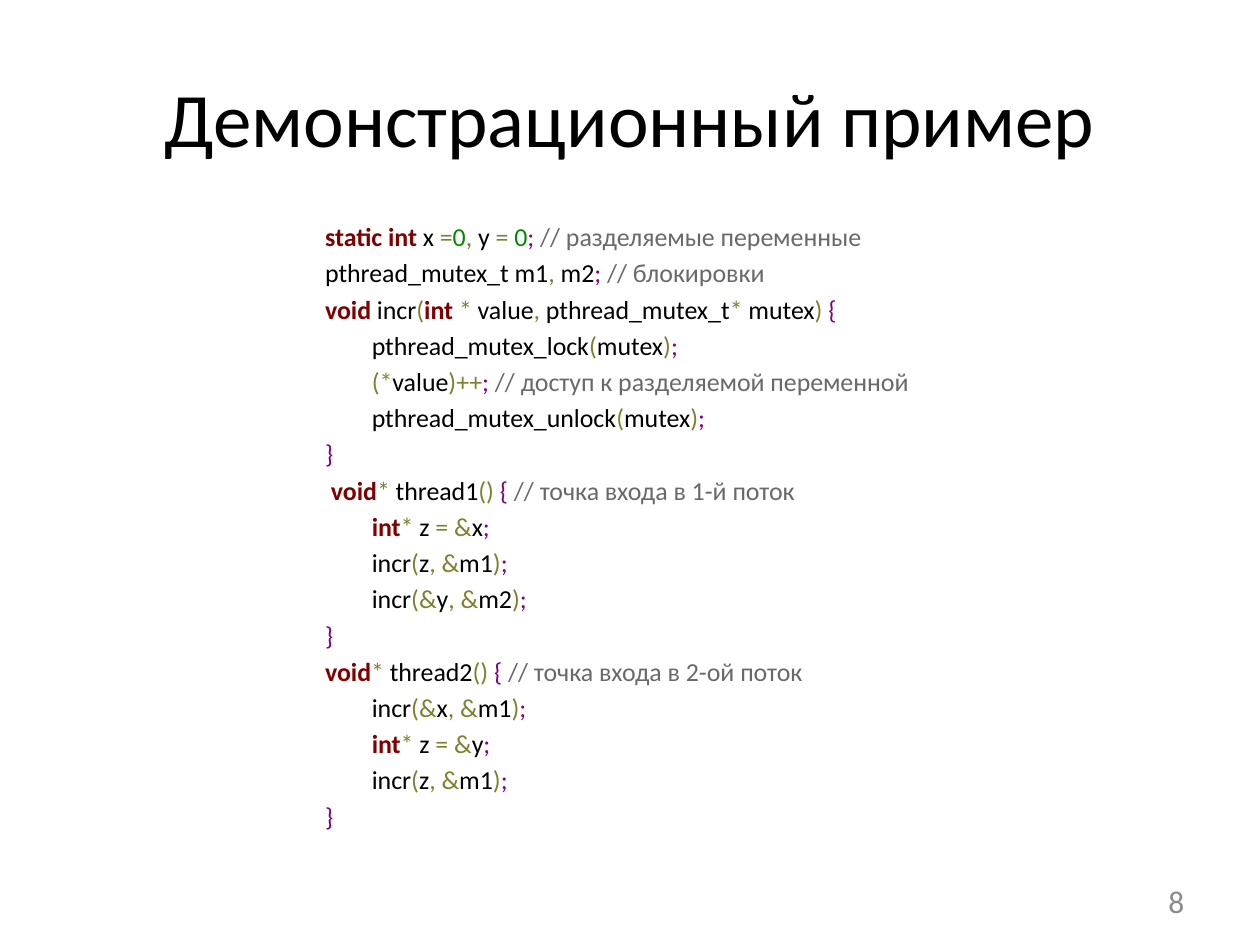
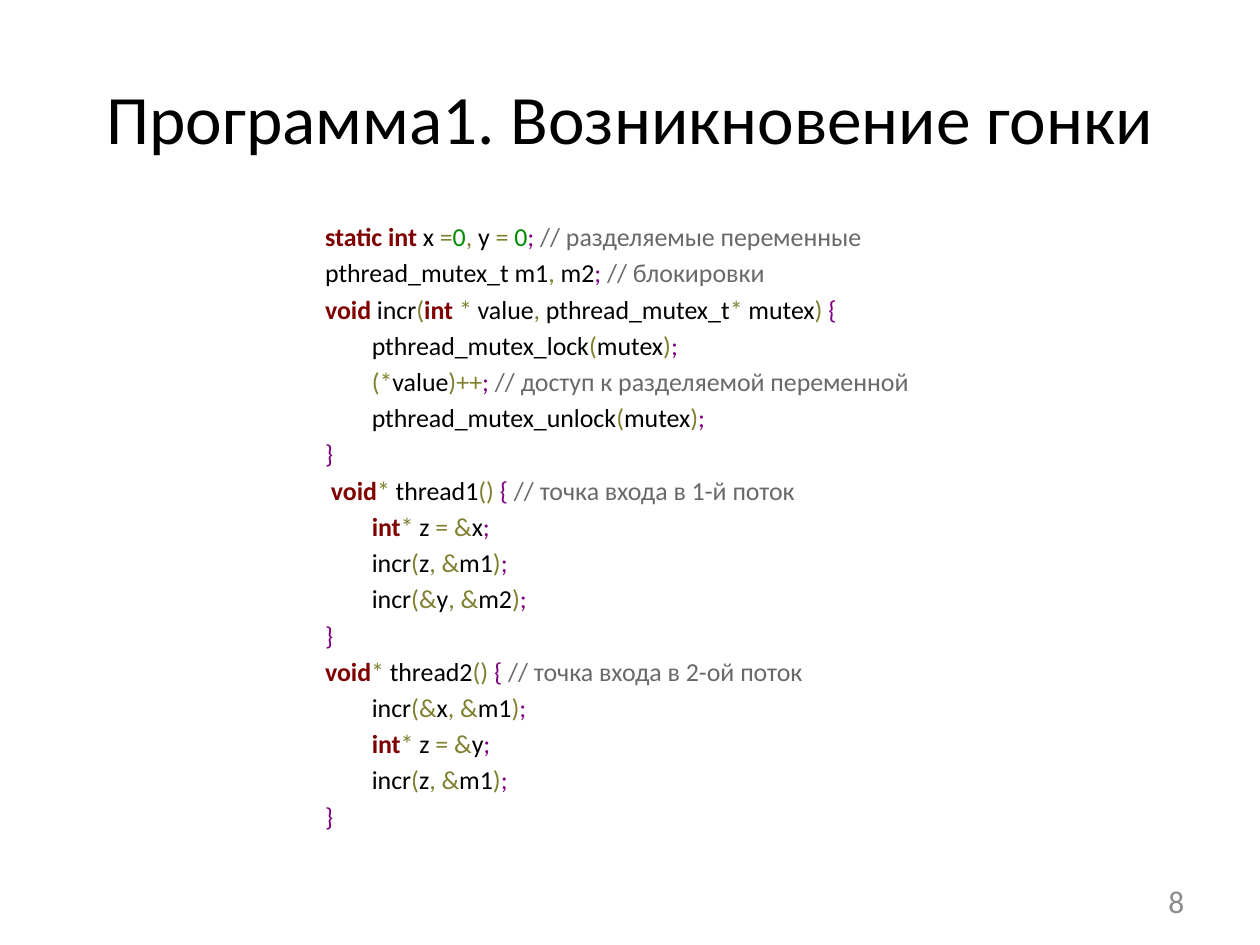
Before and after one commit to afrolovskiy/diplom, a slide deck: slide 8 of presentations/diplom/static race detection.pptx. Drawn at 1260x945 pixels with LibreOffice and Linux fonts; fonts in the diff are those of the drawing. Boxes give left, top, right and bottom in pixels: in the first picture for what was removed or moved away, otherwise in the second. Text is boxed around its words. In the diff, an @@ line names an element or a change of style, - is before the commit and + after.

Commit message:
updated

```diff
--- a/presentations/diplom/static race detection.pptx
+++ b/presentations/diplom/static race detection.pptx
@@ title at (x1=106, y1=99, x2=1152, y2=156): text changed; size 44 to 39.6 pt @@
-Демонстрационный пример
+Программа1. Возникновение гонки
```
Also in this commit, not shown: 2 other slides changed.
